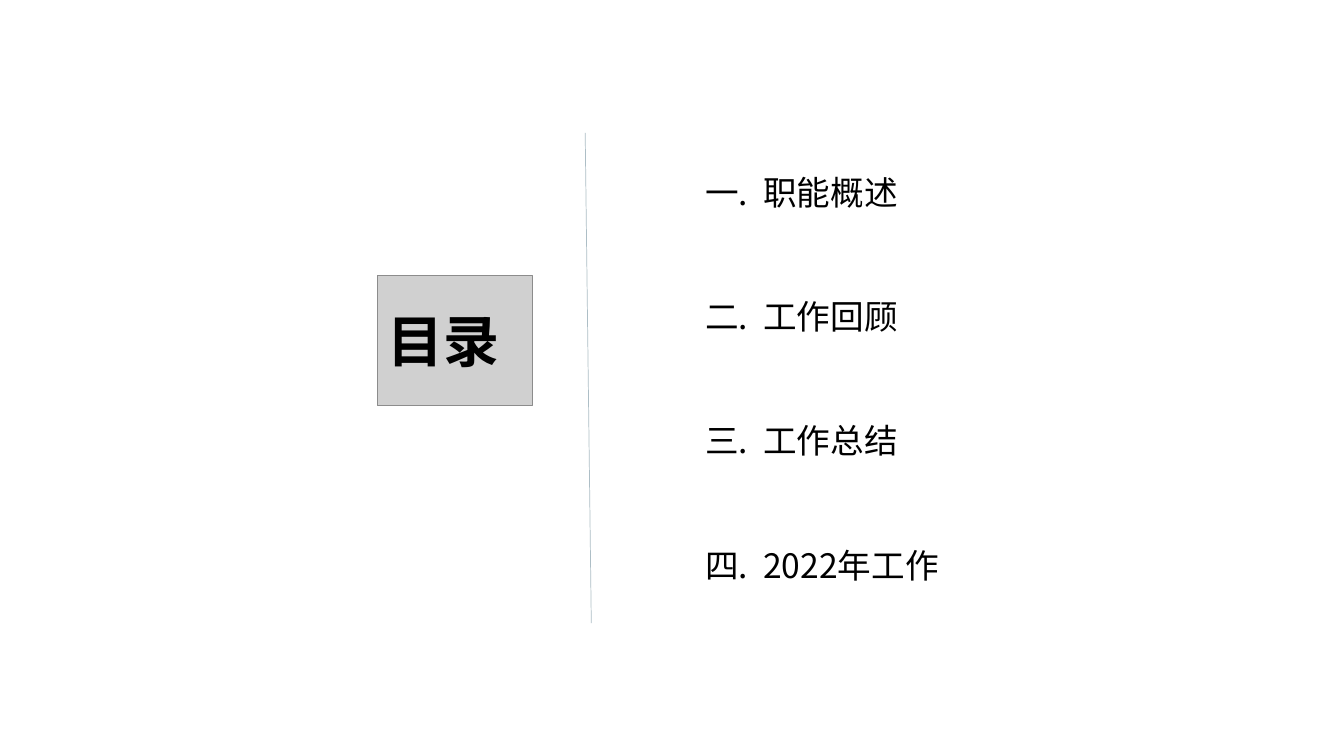
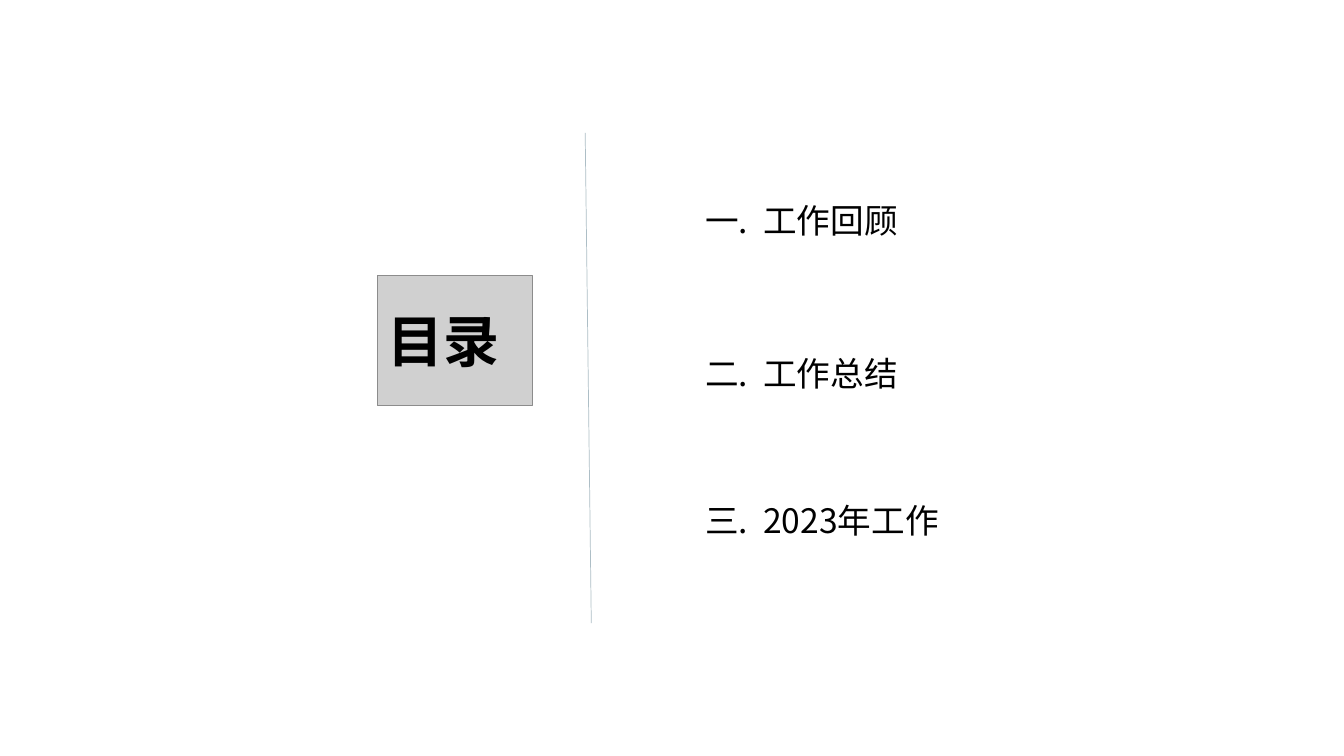
Before and after one commit to qilin0433/Myfile, a slide deck: slide 2 of 总结报告/祁麟2022Q4年度工作总结.pptx. Drawn at 1344x756 pixels with LibreOffice and Linux fonts; fonts in the diff are those of the drawing; grey boxes stand for pictures; background and template pictures are left out. Boxes give left, top, right and bottom in pixels: in the first picture for what was removed or moved away, otherwise in the second. Text is boxed around its words. In the diff, an @@ line names an element or a change of style, - is before the commit and + after.

```diff
--- a/总结报告/祁麟2022Q4年度工作总结.pptx
+++ b/总结报告/祁麟2022Q4年度工作总结.pptx
@@ text removed at (705,176,897,208) @@
-一. 职能概述
@@ text at (705,205,897,236): text changed @@
-二. 工作回顾
+一. 工作回顾
@@ text at (705,357,897,389): text changed @@
-三. 工作总结
+二. 工作总结
@@ text at (705,504,938,536): text changed @@
-四. 2022年工作
+三. 2023年工作
```
Also in this commit, not shown: 2 other slides changed, 5 slides added, 4 slides removed, 5 other files.
